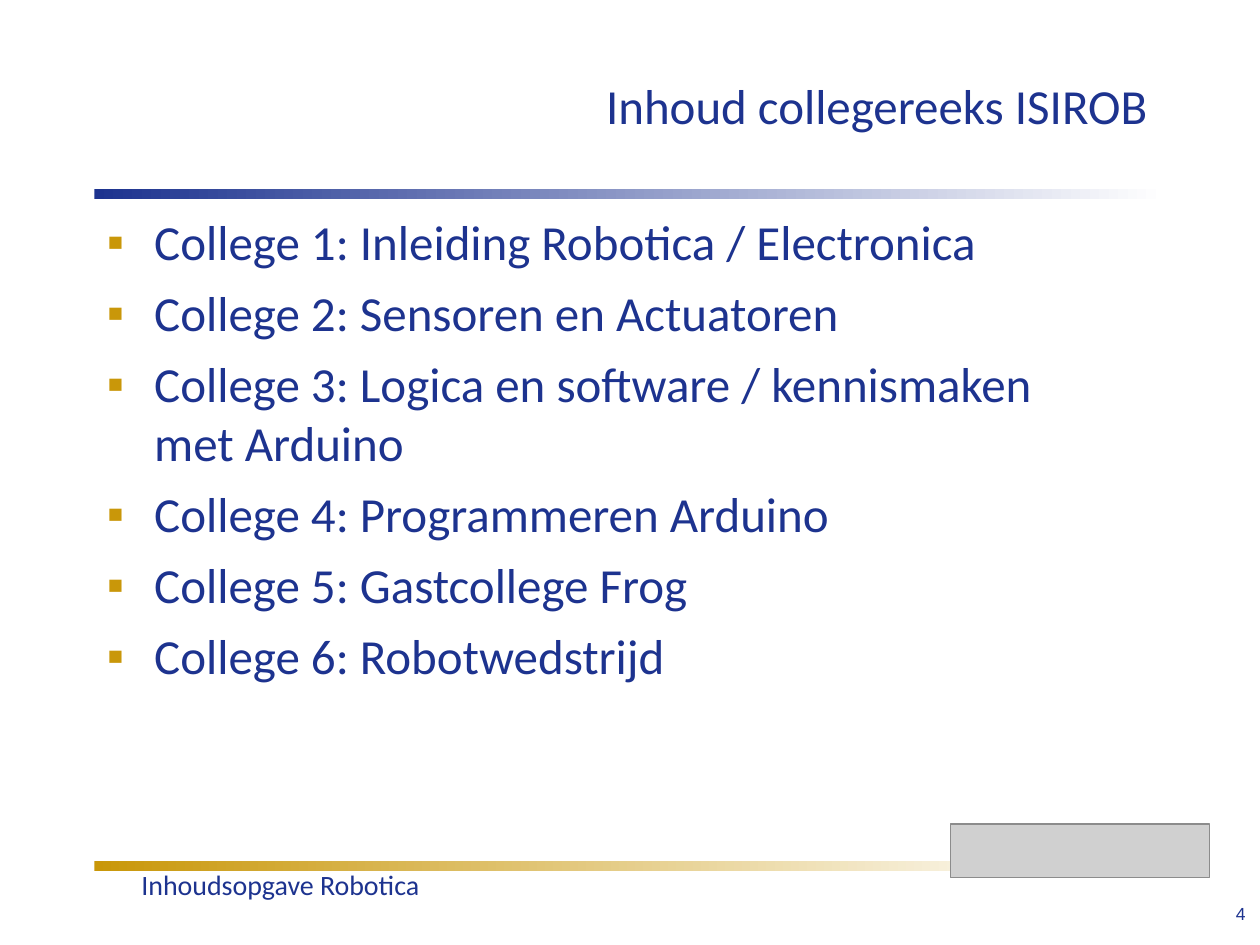
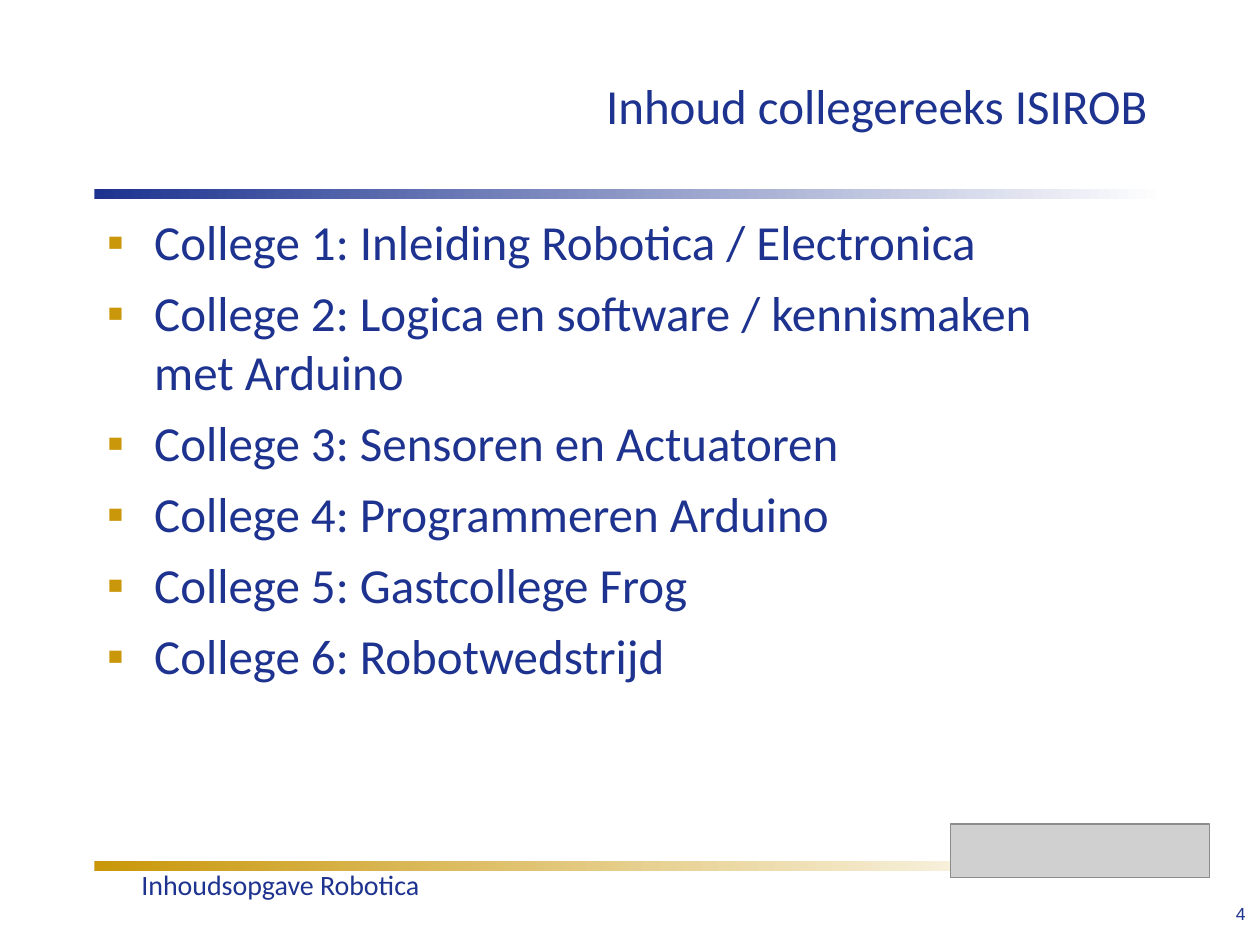
Before and after one commit to humiq/Greendevelopment, a slide deck: slide 3 of trunk/documents/Colleges/ISIROB Inhoudsopgave colleges 2012.ppt. Drawn at 1260x945 pixels with LibreOffice and Linux fonts; fonts in the diff are those of the drawing; grey boxes stand for pictures. Boxes give left, top, right and bottom in pixels: in the first picture for what was removed or moved away, otherwise in the second. Text is boxed around its words. In the diff, an @@ line names an element or a change of style, - is before the commit and + after.

```diff
--- a/trunk/documents/Colleges/ISIROB Inhoudsopgave colleges 2012.ppt
+++ b/trunk/documents/Colleges/ISIROB Inhoudsopgave colleges 2012.ppt
@@ text at (154,297,1031,470): text changed @@
-▪ College 2: Sensoren en Actuatoren
-▪ College 3: Logica en software / kennismaken met Arduino
+▪ College 2: Logica en software / kennismaken met Arduino
+▪ College 3: Sensoren en Actuatoren
```
Also in this commit, not shown: 4 other slides changed, 2 other files.
